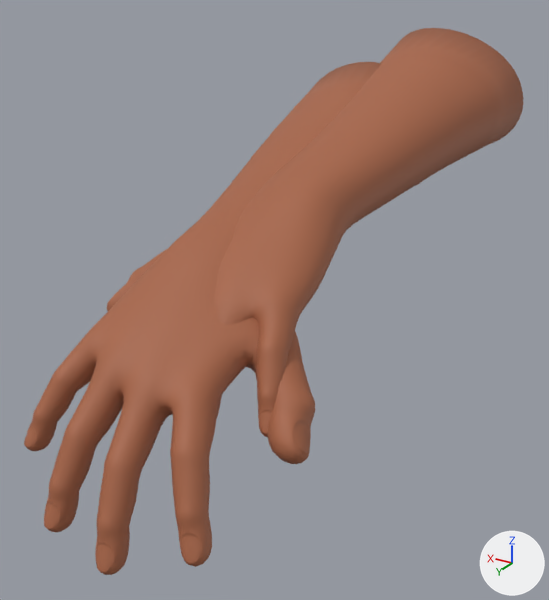
The FBX model 3D建模/動畫/壓胸口.fbx as it was, and as the next commit left it.
Camera for both pictures: a camera (50 mm lens) standing at (-1.268, 0.835, 0.492) and looking at (-0.968, 0.334, 0.241). Arrows for +X, +Y and +Z are at lower right; the lights stay in place.

In view in the first picture: 'Male.002', 'Male.003'.
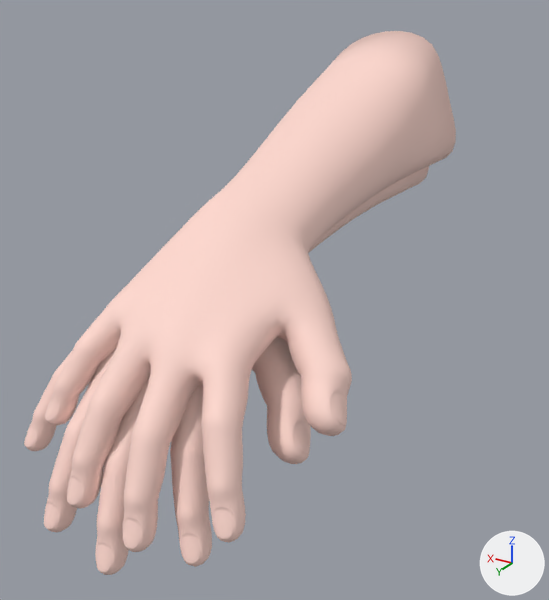
The newer file is also turned or shifted as a whole; pictures and numbers use the older file's frame.

Where the change shows, as pixel boxes [x1, y1, x2, y2] in the pictures (549 x 600 px):
'Male.003', recoloured, moved: before [24, 62, 421, 575]; after [45, 31, 456, 552]
'Male.002', recoloured, moved, turned, rescaled: before [107, 28, 523, 437]; after [24, 166, 429, 575]

The change, as a list of edits to the scene's bpy script:
```text
Change mat_skin_005:
    mat_skin_005.base_color: (0.388, 0.129, 0.0608) -> (1.0, 0.688, 0.619)  # brown #a76546 -> beige #ffd8ce
Change me_plane_003:
    where me_plane_003.from_pydata(...)  # 3929 vertices, 3909 faces; spans x -0.526..0.405, y -0.309..0.226, z -0.58..0.284
    remove me_plane_003.materials.append(mat_skin_002)  # brown #a76546
    add me_plane_003.materials.append(mat_skin_005)  # beige #ffd8ce
Change ob_male_003:
    ob_male_003.location: (-0.9547, 0.3154, 0.342) -> (-0.9797, 0.3154, 0.3713)
Change ob_male_002:
    ob_male_002.location: (-0.9876, 0.2547, 0.3713) -> (-0.9547, 0.3154, 0.342)
    ob_male_002.rotation_euler: (0.0803, -0.338, 1.593) -> (0.0803, 2.803, 1.548)  # degrees (4.6, -19, 91) -> degrees (4.6, 161, 89)
    ob_male_002.scale: (0.457, 0.457, 0.457) -> (-0.457, -0.457, -0.457)
```
